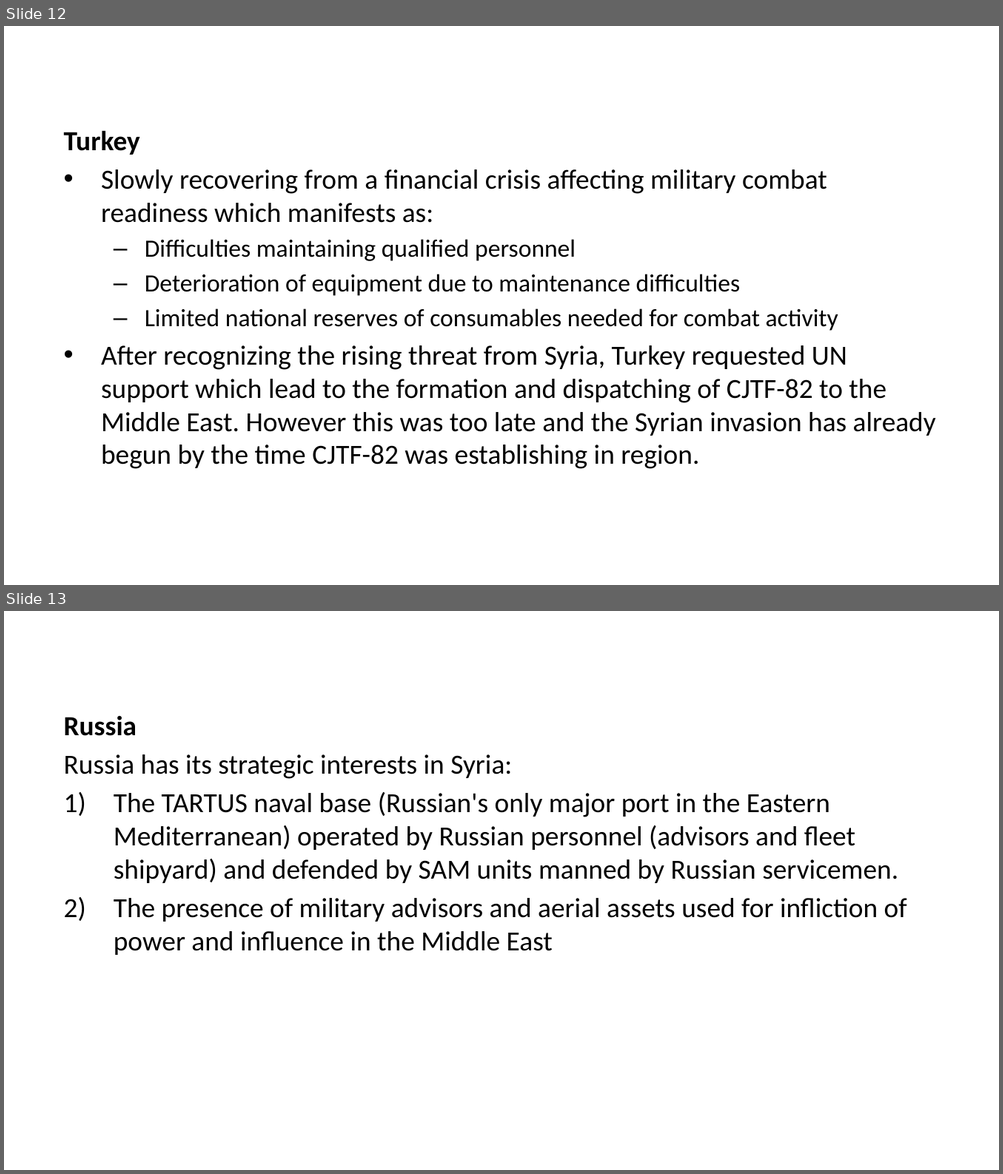
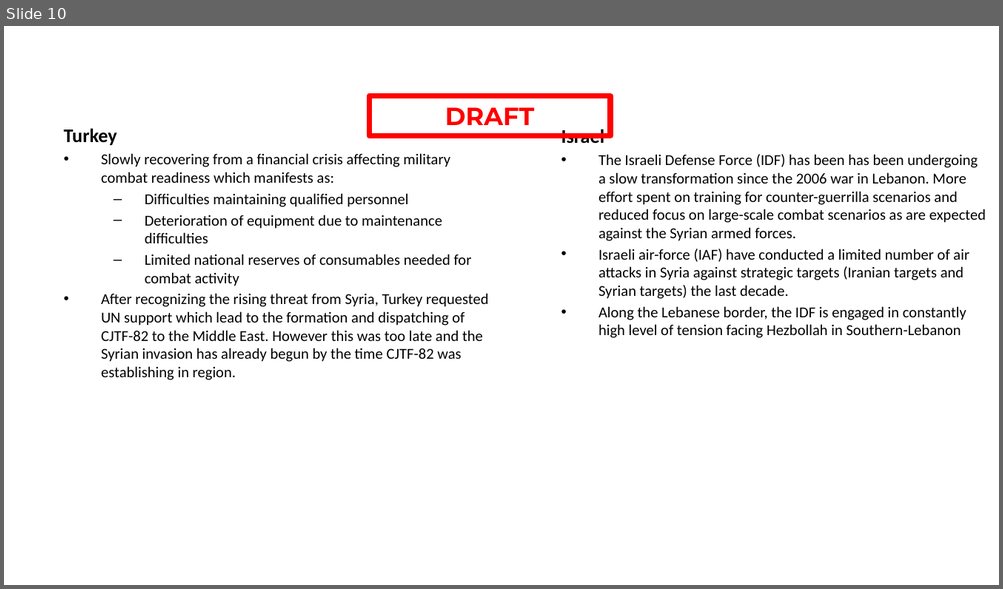
Before and after one commit to 132nd-vWing/OPAR-Brief, a slide deck: UNDER DEVELOPMENT/132nd OP ACTIVE RESOLVE Introduction Brief.pptx. Shown one above the other, each under a label of ours: slides 12 and 13 before the commit, slide 10 after it. The pictures are 1003x1174 and 1003x589 pixels, drawn with LibreOffice and Linux fonts; fonts in the diff are those of the drawing; background and template pictures are left out. Boxes give left, top, right and bottom in pixels: in the first picture for what was removed or moved away, otherwise in the second. Text is boxed around its words. In the diff, an @@ line names an element or a change of style, - is before the commit and + after.

Commit message:
chg: Updated intro brief, CJTF OPORDER, target list

```diff
--- a/UNDER DEVELOPMENT/132nd OP ACTIVE RESOLVE Introduction Brief.pptx
+++ b/UNDER DEVELOPMENT/132nd OP ACTIVE RESOLVE Introduction Brief.pptx
@@ slide 13 removed at (4,611,999,1170), background #FFFFFF @@
@@ title removed at (64,716,136,736) @@
-ACTORS - Russia
@@ text removed at (64,755,907,955) @@
-Russia
-Russia has its strategic interests in Syria:
-1) The TARTUS naval base (Russian's only major port in the Eastern Mediterranean) operated by Russian personnel (advisors and fleet shipyard) and defended by SAM units manned by Russian servicemen.
-2) The presence of military advisors and aerial assets used for infliction of power and influence in the Middle East
@@ what was slide 12 is now slide 10 @@
@@ slide 10 changed as well @@
@@ rectangle added at (369,96,609,136), outline #FF0000 4 pt, 18 pt, text #FF0000, bold @@
+DRAFT
@@ text "Turkey" at (64,128,489,380): size 20 to 14 pt in "Turkey"; size 20 to 11 pt in "Slowly recovering from a financial crisis affecting ...", "After recognizing the rising threat from Syria, ..."; size 18 to 11 pt in "Difficulties maintaining qualified personnel", "Deterioration of equipment due to maintenance difficulties", "Limited national reserves of consumables needed for ..."; less space between paragraphs @@
@@ title at (64,130,140,155): text changed @@
-ACTORS - Turkey
+ACTORS - Allied
@@ text added at (561,129,985,338), 11 pt, text #000000 @@
+Israel
+• The Israeli Defense Force (IDF) has been has been undergoing a slow transformation since the 2006 war in Lebanon. More effort spent on training for counter-guerrilla scenarios and reduced focus on large-scale combat scenarios as are expected against the Syrian armed forces.
+• Israeli air-force (IAF) have conducted a limited number of air attacks in Syria against strategic targets (Iranian targets and Syrian targets) the last decade.
+• Along the Lebanese border, the IDF is engaged in constantly high level of tension facing Hezbollah in Southern-Lebanon
```
Also in this commit, not shown: 17 other slides changed, 1 slide added, 2 other slides removed, 4 other files.
